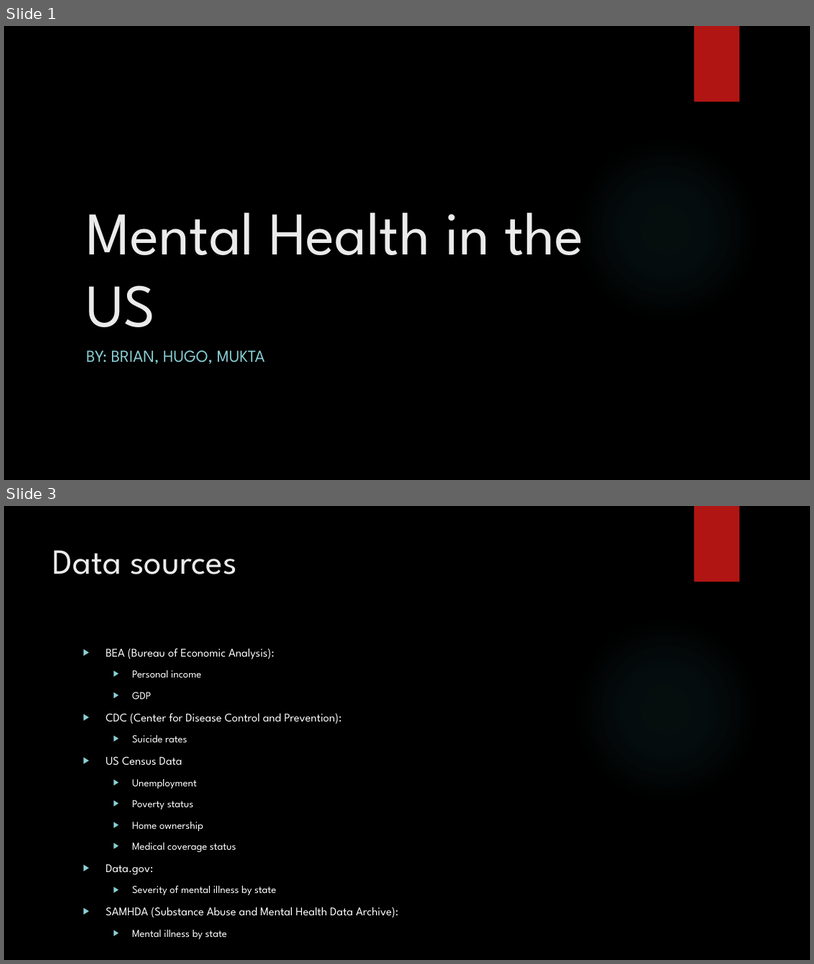
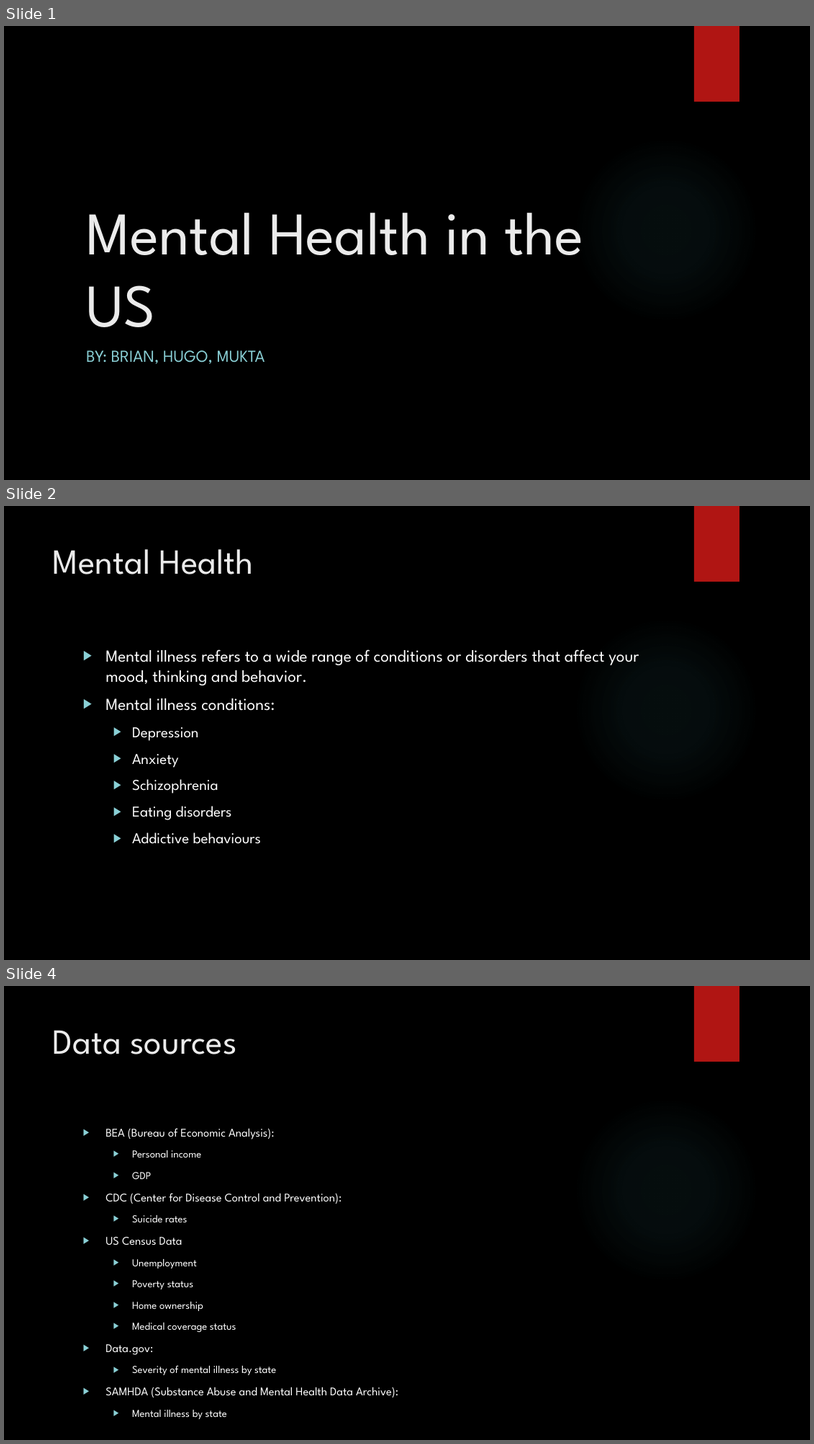
Before and after one commit to brian-e-haley/Mental_health_US, a slide deck: Output/MentalHealth_in_the_US.pptx. Shown one above the other, each under a label of ours: slides 1 and 3 before the commit, slides 1, 2 and 4 after it; the slides between them are not shown. The pictures are 814x964 and 814x1444 pixels, drawn with LibreOffice and Linux fonts; fonts in the diff are those of the drawing; background and template pictures are left out. Boxes give left, top, right and bottom in pixels: in the first picture for what was removed or moved away, otherwise in the second. Text is boxed around its words. In the diff, an @@ line names an element or a change of style, - is before the commit and + after.

```diff
--- a/Output/MentalHealth_in_the_US.pptx
+++ b/Output/MentalHealth_in_the_US.pptx
@@ slide 2 added at bbox=[4, 506, 810, 960], background picture (left out); not listed: 2 template elements that a slide beside it also shows @@
@@ title added at bbox=[53, 549, 254, 574], 42 pt, text #EBEBEB @@
+Mental Health
@@ text added at bbox=[106, 649, 639, 844], 20 pt, text #FFFFFF @@
+▶ Mental illness refers to a wide range of conditions or disorders that affect your mood, thinking and behavior.
+▶ Mental illness conditions:
+  ▶ Depression
+  ▶ Anxiety
+  ▶ Schizophrenia
+  ▶ Eating disorders
+  ▶ Addictive behaviours
@@ what was slide 3 is now slide 4 @@
```
Also in this commit, not shown: 8 slides changed, 1 other slide added.
